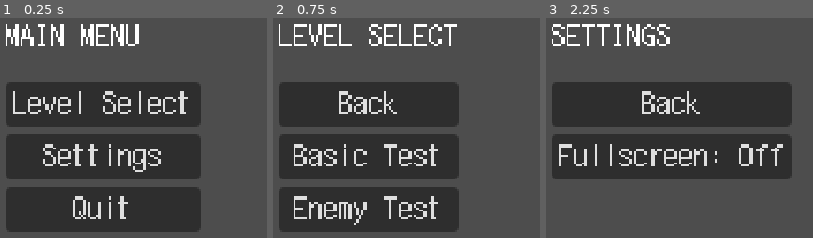
Above: before the commit, frames 1-3 (left to right).
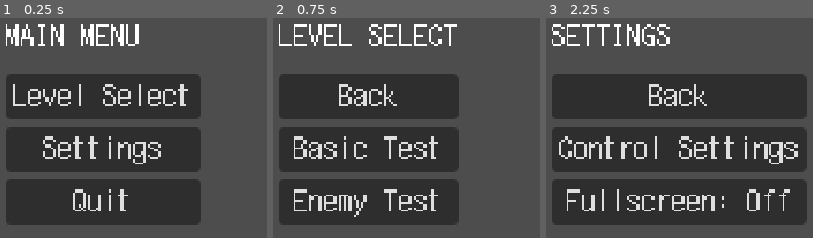
Above: after the commit, the same moments.

Repository: AmossGuy/The-Adventures-of-Gracie
Game: Godot game, scene res://menu.tscn
Two runs of this game, one before a commit and one after it. Both use one fixed random seed, a clock stepped at 60 frames per second and the inputs below.
Inputs:
- Up to frame 1 (0.25 s): no input
- Up to frame 2 (0.75 s): click "Level Select" at 0.5 s
- Up to frame 3 (2.25 s): click "Back" at 1.25 s; click "Settings" at 2 s

The runs differ from the first frame. In frame 1, 19% of the frame differs, in the area x 2-76%, y 25-98%; in frame 2, 18%; in frame 3, 39%, in the area x 2-98%, y 25-95%.

Commit message:
add control remapping

Diff:
--- a/menu.gd
+++ b/menu.gd
@@ -13,8 +13,11 @@
 	header.text = title
 	menu_container.add_child(header)
 
+	add_spacer()
+
+func add_spacer() -> void:
 	var spacer := Control.new()
-	spacer.custom_minimum_size.y = 8
+	spacer.custom_minimum_size.y = 4
 	menu_container.add_child(spacer)
 
 func add_button(label: String, action: Callable = func(): pass) -> Button:
@@ -42,6 +45,7 @@
 func setup_settings_menu() -> void:
 	start_new_menu("SETTINGS")
 	add_button("Back", setup_main_menu)
+	add_button("Control Settings", setup_control_menu)
 	var fs_b := add_button("", toggle_fullscreen)
 	fs_b.set_script(preload("res://misc/fullscreen_button_text.gd"))
 
@@ -50,3 +54,9 @@
 		get_tree().root.mode = Window.MODE_WINDOWED
 	else:
 		get_tree().root.mode = Window.MODE_FULLSCREEN
+
+func setup_control_menu() -> void:
+	start_new_menu("CONTROL SETTINGS")
+	add_button("Back", setup_settings_menu)
+	add_spacer()
+	menu_container.add_child(preload("res://misc/control_binder.tscn").instantiate())
--- /dev/null
+++ b/misc/control_binder.gd
@@ -0,0 +1,18 @@
+extends Container
+
+const actions: Dictionary = {
+	"left": "Left", "right": "Right", "up": "Up", "down": "Down",
+	"jump": "Jump", "attack": "Attack", "switch": "Switch attacks",
+}
+
+func _ready() -> void:
+	for action in actions:
+		var entry = preload("res://misc/control_binder_entry.tscn").instantiate()
+		entry.action = action
+		entry.label = actions[action]
+		add_child(entry)
+
+	var resetall_button = Button.new()
+	resetall_button.text = "Reset all"
+	resetall_button.disabled = true
+	add_child(resetall_button)
--- /dev/null
+++ b/misc/control_binder.tscn
@@ -0,0 +1,10 @@
+[gd_scene load_steps=2 format=3 uid="uid://da68lg0ixp5t"]
+
+[ext_resource type="Script" path="res://misc/control_binder.gd" id="1_agl8l"]
+
+[node name="control_binder" type="VFlowContainer"]
+anchors_preset = 9
+anchor_bottom = 1.0
+grow_vertical = 2
+size_flags_vertical = 3
+script = ExtResource("1_agl8l")
--- /dev/null
+++ b/misc/control_binder_entry.gd
@@ -0,0 +1,26 @@
+extends Container
+
+@export var label: String
+@export var action: String
+
+func _ready() -> void:
+	update_text()
+
+func update_text() -> void:
+	var event := InputMap.action_get_events(action)[0]
+	var key := OS.get_keycode_string(event.physical_keycode)
+	$Button.text = "{0}: {1}".format([label, key])
+
+func _on_button_focus_exited() -> void:
+	$Button.button_pressed = false
+
+func _on_button_gui_input(event: InputEvent) -> void:
+	if $Button.button_pressed:
+		if event is InputEventKey and event.pressed:
+			accept_event()
+			$Button.button_pressed = false
+
+			var a_event := InputMap.action_get_events(action)[0]
+			a_event.physical_keycode = event.physical_keycode
+
+			update_text()
--- /dev/null
+++ b/misc/control_binder_entry.tscn
@@ -0,0 +1,19 @@
+[gd_scene load_steps=2 format=3 uid="uid://c3y1vmrbsxeuq"]
+
+[ext_resource type="Script" path="res://misc/control_binder_entry.gd" id="1_j71ed"]
+
+[node name="control_binder_entry" type="HBoxContainer"]
+script = ExtResource("1_j71ed")
+
+[node name="Button" type="Button" parent="."]
+layout_mode = 2
+size_flags_horizontal = 3
+toggle_mode = true
+
+[node name="ResetButton" type="Button" parent="."]
+layout_mode = 2
+disabled = true
+text = "Reset"
+
+[connection signal="focus_exited" from="Button" to="." method="_on_button_focus_exited"]
+[connection signal="gui_input" from="Button" to="." method="_on_button_gui_input"]
